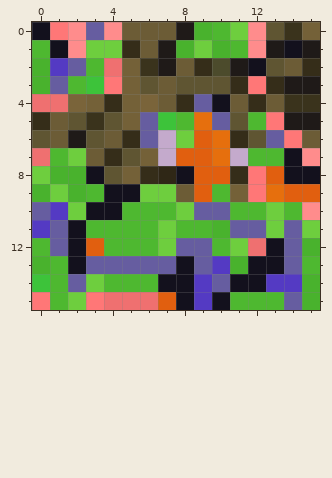
A pixel-art file gets an edit: assets/frog_block.aseprite. The picture above was drawn from the file before the commit.
16x16 pixels, 1 frame. Colours within 5 levels of each other are drawn and written as one.
The same view after the edit:
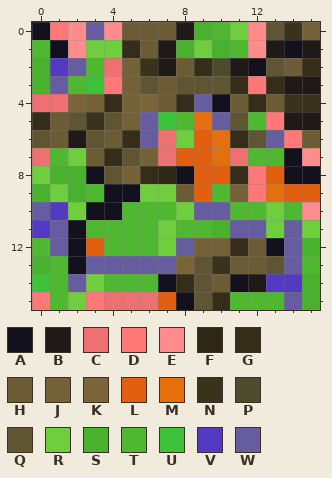
Palette (. is transparent): A #13111d  B #1f1a18  C #ef7070  D #ff7777  E #ff8c8c  F #2f2716  G #352d19  H #6c5c36  J #746138  K #7a643a  L #e15f0f  M #e66f0d  N #3a331c  P #4c4b2c  Q #5f5532  R #6ece3e  S #49b22d  T #4eb830  U #3dc33a  V #543ac3  W #665da0
The exact change:
@@ x 5..13 @@
  5 JWUTMWQTD
- 6 GW.RLMGQW
- 7 QJ.LLM.TT
+ 6 GWCRLMGQW
+ 7 QJCLLMCTT
  8 JGFALLGDL
@@ x 6..15 @@
 11 TRTTSWWRWR
-12 TRWWTRCAWS
-13 WWAWVSAAWT
-14 TAAVWAAVVS
-15 CLAVATTTWS
+12 TRWJJGHAWS
+13 WWKQNHHQWT
+14 TAGQHABVVS
+15 CLAQGTTTWS
Changed places in both pictures, as pixel boxes (x1, y1, x2, y2):
added: (158, 130, 248, 166)
changed: (176, 238, 284, 310)
